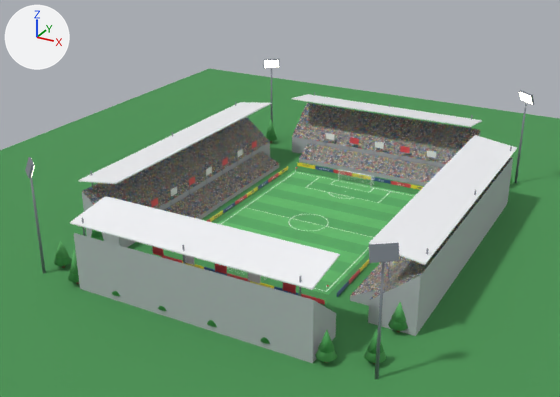
An edit to the glTF model assets/models/stadium.glb, drawn before and after from the same camera.
The view is the same before and after, from a camera (50 mm lens) standing at (80.0, -160.6, 85.2) and looking at (-3.6, -8.5, 9.1). The lights are fixed; the arrows at upper left show +X, +Y and +Z. The older version comes first. Where no turn or scale is listed for an object, it has been applied to the vertices. Vertices at exactly the same position are counted once.

The scene before the commit, as lines of its bpy script (objects in view):
```python
me_cube_053 = bpy.data.meshes.new('Cube.053')
me_cube_053.from_pydata(...)  # 608 vertices, 1152 faces; spans x -42.3..42.3, y -54.3..54.3, z 13.0..17.7
# faces by material slot: [48, 1104]
me_cube_053.materials.append(mat_roofmat)  # white #f6f7fa
me_cube_053.materials.append(mat_steel)  # grey #7c818b
me_plane_001 = bpy.data.meshes.new('Plane.001')
me_plane_001.from_pydata([(-110.0, -120.0, 0.0), (110.0, -120.0, 0.0), (-110.0, 120.0, 0.0), (110.0, 120.0, 0.0)], [], [(0, 1, 3), (0, 3, 2)])
me_plane_001.materials.append(mat_groundmat)  # green #4b9555
me_standbig = bpy.data.meshes.new('StandBig')
me_standbig.from_pydata(...)  # 32 vertices, 40 faces; spans x -41.6..41.6, y -53.6..53.6, z 0.0..13.5
# faces by material slot: [32, 8]
me_standbig.materials.append(mat_concrete)  # grey #b3b6bc
me_standbig.materials.append(mat_crowd)  # picture img_g_crowd
me_standsmall = bpy.data.meshes.new('StandSmall')
me_standsmall.from_pydata(...)  # 32 vertices, 40 faces; spans x -31.0..31.0, y -43.0..43.0, z 0.0..4.2
# faces by material slot: [32, 8]
me_standsmall.materials.append(mat_concrete)  # grey #b3b6bc
me_standsmall.materials.append(mat_crowd)  # picture img_g_crowd
ob_ground = bpy.data.objects.new('Ground', me_plane_001)
ob_ground.location = (0.0, 0.0, 0.0)
ob_roof = bpy.data.objects.new('Roof', me_cube_053)
ob_roof.location = (0.0, 0.0, 0.0)
ob_standsbig = bpy.data.objects.new('StandsBig', me_standbig)
ob_standsbig.location = (0.0, 0.0, 0.0)
ob_standssmall = bpy.data.objects.new('StandsSmall', me_standsmall)
ob_standssmall.location = (0.0, 0.0, 0.0)
# also in view: 'Pitch' at (0.0, 0.0, 0.0); 'Floodlights' at (0.0, 0.0, 13.3); 'Trees' at (0.0, 0.0, 4.5); 'Boards' at (0.0, 0.0, 0.5); 'Banners' at (0.0, 0.0, 6.4)
```
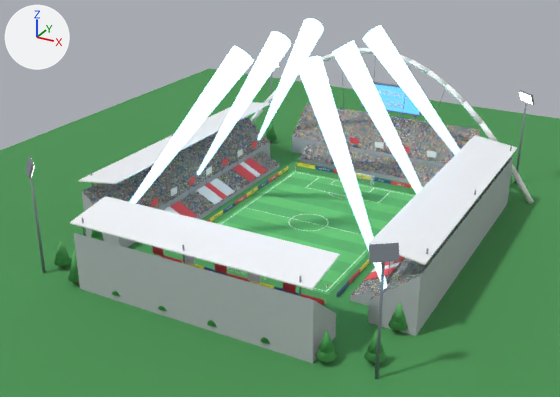
What changed in the scene script:
```text
Change me_cube_053:
    remove me_cube_053.from_pydata(...)  # 608 vertices, 1152 faces; spans x -42.3..42.3, y -54.3..54.3, z 13.0..17.7
    add me_cube_053.from_pydata(...)  # 456 vertices, 864 faces; spans x -42.3..42.3, y -54.3..36.0, z 13.0..17.7
    me_cube_053 part 1: the loose piece of 8 vertices spanning x -28.0..28.0, y 42.9..54.3, z 15.9..17.7 is deleted
    other edits to the shape of me_cube_053 do not show in these pictures
Change me_standbig:
    remove me_standbig.from_pydata(...)  # 32 vertices, 40 faces; spans x -41.6..41.6, y -53.6..53.6, z 0.0..13.5
    add me_standbig.from_pydata(...)  # 16 vertices, 20 faces; spans x -28.0..28.0, y -53.6..53.6, z 0.0..13.5
    me_standbig part 2: the loose piece of 8 vertices spanning x -41.6..-31.6, y -36.0..36.0, z 0.0..13.5 is deleted
    other edits to the shape of me_standbig do not show in these pictures
Change me_standsmall:
    remove me_standsmall.from_pydata(...)  # 32 vertices, 40 faces; spans x -31.0..31.0, y -43.0..43.0, z 0.0..4.2
    add me_standsmall.from_pydata(...)  # 16 vertices, 20 faces; spans x -22.0..22.0, y -43.0..43.0, z 0.0..4.2
    me_standsmall part 3: the loose piece of 8 vertices spanning x -31.0..-25.0, y -30.0..30.0, z 0.0..4.2 is deleted
    me_standsmall part 4: the loose piece of 8 vertices spanning x 25.0..31.0, y -30.0..30.0, z 0.0..4.2 is deleted
Add ob_tifo:
    ob_tifo = bpy.data.objects.new('Tifo', me_cube_058)  # 96 vertices, 144 faces; spans x -30.9..30.9, y -23.0..23.0, z 1.4..4.4; in mat_teamflag1 (red #ed5059), mat_teamflag2 (white #f9f9f9)
    ob_tifo.location = (0.0, 0.0, 0.0)
Add ob_standssmallsides:
    ob_standssmallsides = bpy.data.objects.new('StandsSmallSides', me_standsmall_1)  # 16 vertices, 20 faces; spans x -31.0..31.0, y -30.0..30.0, z 0.0..4.2; in mat_concrete (grey #b3b6bc), mat_crowd (picture img_g_crowd)
    ob_standssmallsides.location = (0.0, 0.0, 0.0)
Add ob_standsbigsides:
    ob_standsbigsides = bpy.data.objects.new('StandsBigSides', me_standbig_1)  # 16 vertices, 20 faces; spans x -41.6..41.6, y -36.0..36.0, z 0.0..13.5; in mat_concrete (grey #b3b6bc), mat_crowd (picture img_g_crowd)
    ob_standsbigsides.location = (0.0, 0.0, 0.0)
Add ob_scoreboard:
    ob_scoreboard = bpy.data.objects.new('Scoreboard', me_cube_056)  # 592 vertices, 1120 faces; spans x -9.5..9.5, y 54.6..55.9, z 0.0..22.7; in mat_steel (grey #7c818b), mat_screen (blue #3f89e1, glowing blue #59a0ff), mat_white (white #f9f9f9), mat_boarda (yellow #fde53f)
    ob_scoreboard.location = (0.0, 0.0, 0.0)
Add ob_beams:
    ob_beams = bpy.data.objects.new('Beams', me_cone_395_1)  # 288 vertices, 552 faces; spans x -36.2..36.2, y -34.2..34.2, z 2.8..47.7; in mat_beam (blue #c4edff, glowing blue #b3e7ff)
    ob_beams.location = (0.0, 0.0, 0.0)
Add ob_arch:
    ob_arch = bpy.data.objects.new('Arch', me_cone_370)  # 1180 vertices, 2300 faces; spans x -47.6..47.6, y 39.2..40.8, z -0.4..36.7; in mat_white (white #f9f9f9), mat_steel (grey #7c818b)
    ob_arch.location = (0.0, 0.0, 0.0)
```

Changed parts and their boxes (x1, y1, x2, y2) in the pictures (560 x 397 px):
'Roof', reshaped: before (70, 92, 517, 296); after (70, 102, 517, 296)
'Beams', added: after (130, 18, 460, 289)
'StandsBigSides', added: after (82, 117, 513, 336)
'StandsSmallSides', added: after (138, 151, 405, 306)
'Tifo', added: after (164, 158, 405, 280)
'Arch', added: after (250, 48, 534, 203)
'Scoreboard', added: after (362, 82, 423, 120)
part 1 of me_cube_053, deleted: before (291, 94, 482, 127)
part 2 of me_standbig, deleted: before (82, 117, 270, 247)
part 3 of me_standsmall, deleted: before (138, 151, 279, 246)
part 4 of me_standsmall, deleted: before (350, 255, 405, 306)
